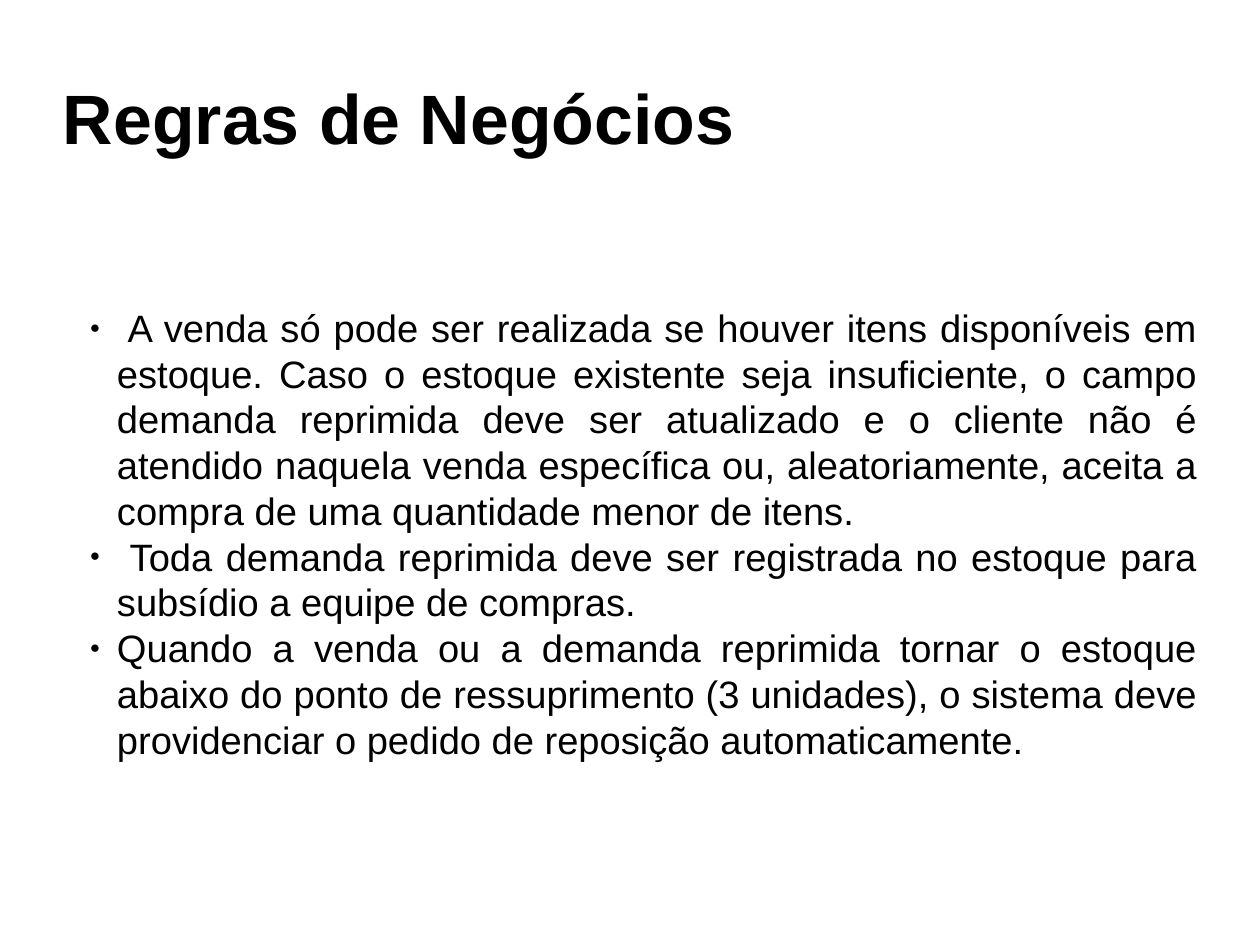
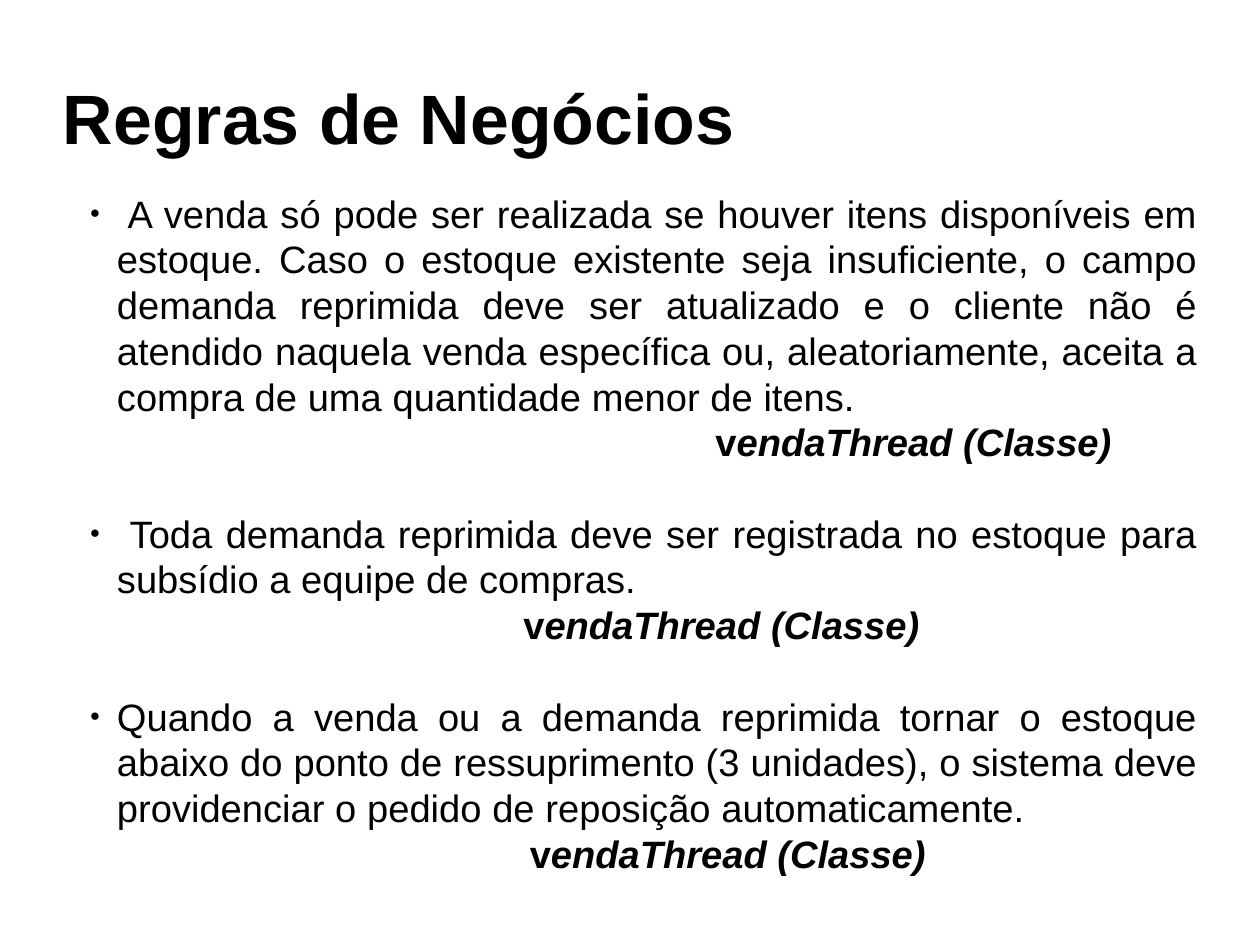
Before and after one commit to brunobuss/lojasim, a slide deck: slide 7 of docs/Apresentação_SO.odp. Drawn at 1260x945 pixels with LibreOffice and Linux fonts; fonts in the diff are those of the drawing. Boxes give left, top, right and bottom in pixels: in the first picture for what was removed or moved away, otherwise in the second. Text is boxed around its words. In the diff, an @@ line names an element or a change of style, - is before the commit and + after.

```diff
--- a/docs/Apresentação_SO.odp
+++ b/docs/Apresentação_SO.odp
@@ subtitle at (117, 200, 1197, 876): text changed @@
-  ● A venda só pode ser realizada se houver itens disponíveis em estoque. Caso o estoque existente seja insuficiente, o campo demanda reprimida deve ser atualizado e o cliente não é atendido naquela venda específica ou, aleatoriamente, aceita a compra de uma quantidade menor de itens.
-  ● Toda demanda reprimida deve ser registrada no estoque para subsídio a equipe de compras.
-  ● Quando a venda ou a demanda reprimida tornar o estoque abaixo do ponto de ressuprimento (3 unidades), o sistema deve providenciar o pedido de reposição automaticamente.
+  ● A venda só pode ser realizada se houver itens disponíveis em estoque. Caso o estoque existente seja insuficiente, o campo demanda reprimida deve ser atualizado e o cliente não é atendido naquela venda específica ou, aleatoriamente, aceita a compra de uma quantidade menor de itens. vendaThread (Classe)
+  ● Toda demanda reprimida deve ser registrada no estoque para subsídio a equipe de compras. vendaThread (Classe)
+  ● Quando a venda ou a demanda reprimida tornar o estoque abaixo do ponto de ressuprimento (3 unidades), o sistema deve providenciar o pedido de reposição automaticamente. vendaThread (Classe)
```
Also in this commit, not shown: 5 other slides changed, 4 slides added, 2 slides removed, 2 other files.
